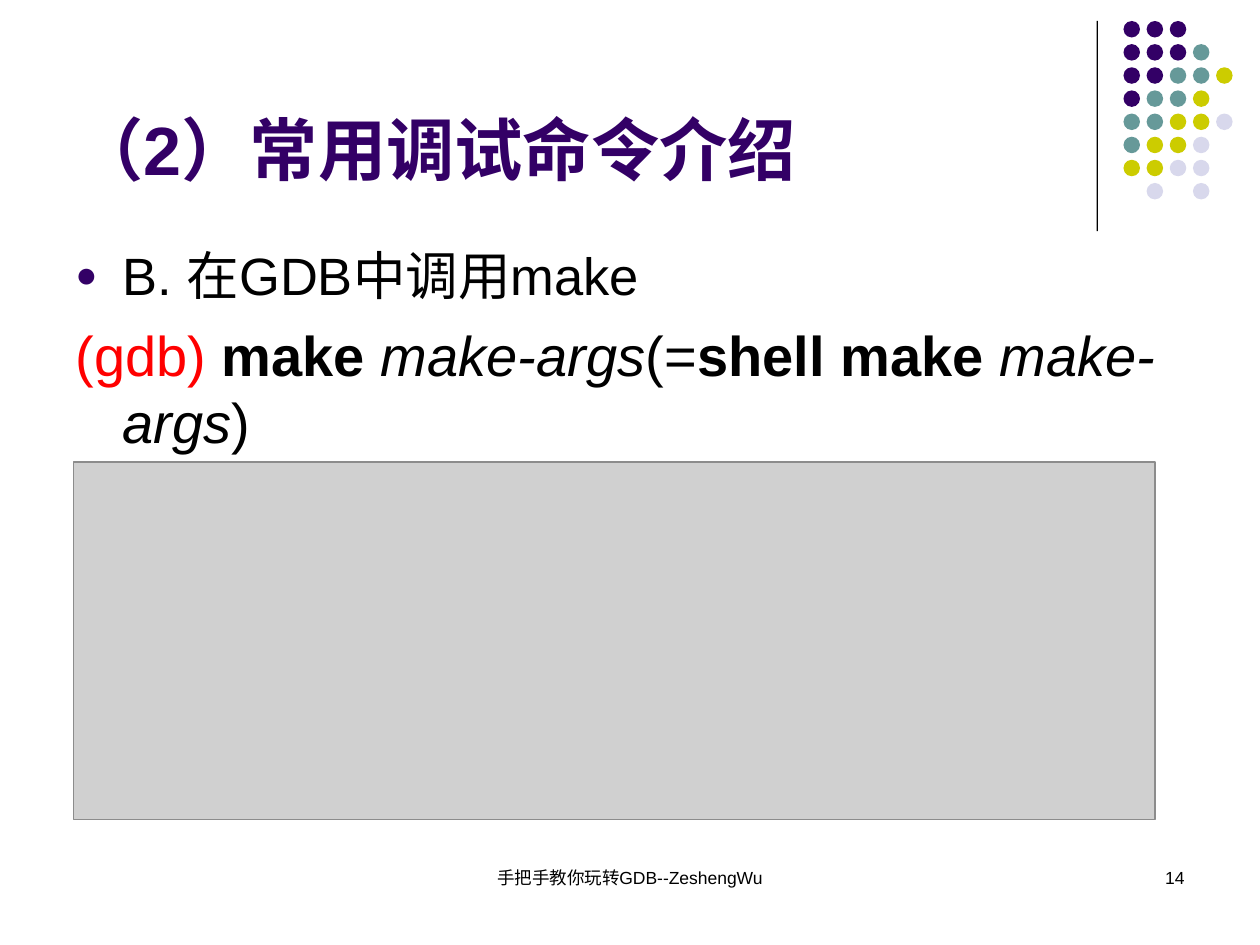
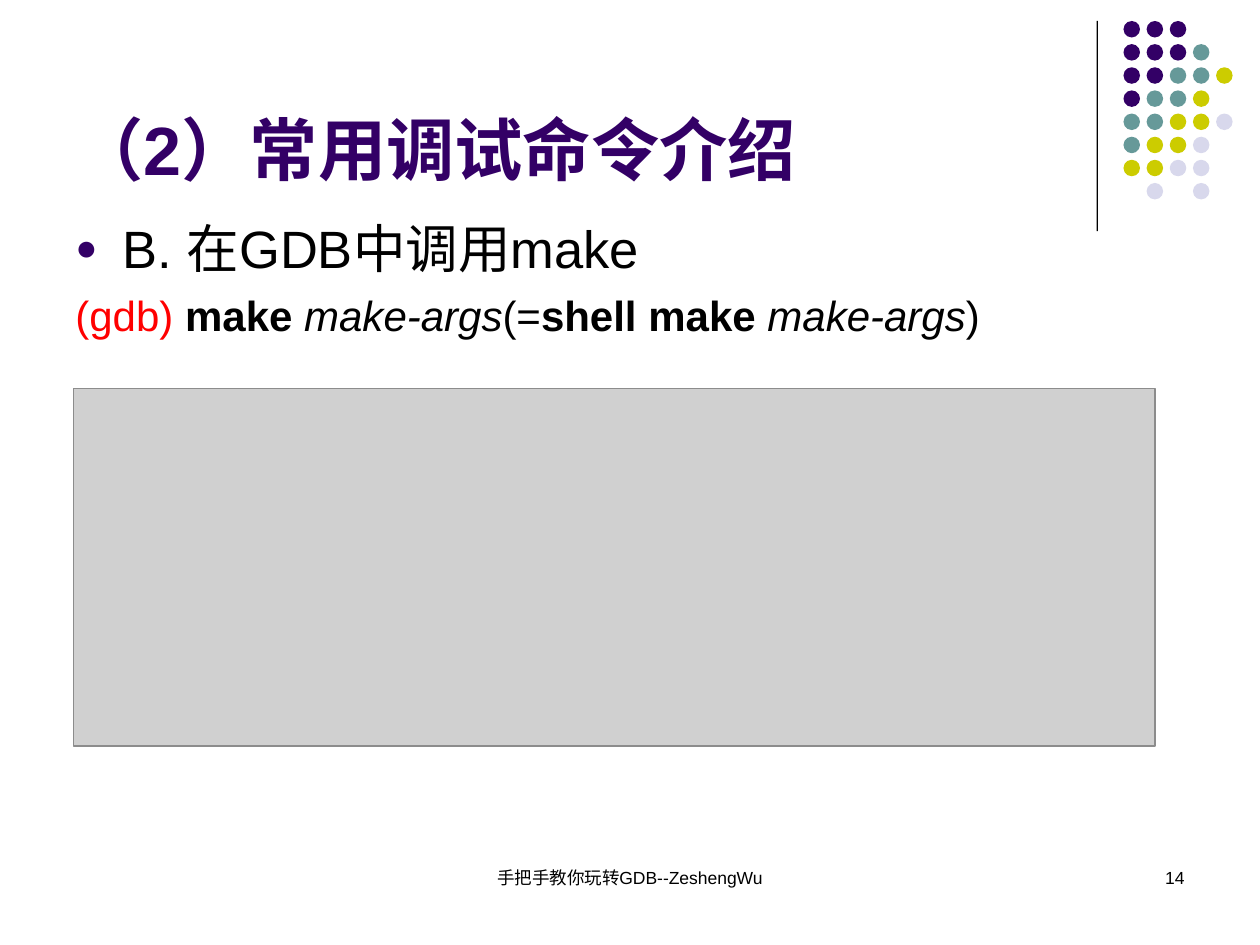
Before and after one commit to KublaikhanGeek/reactor, a slide deck: slide 14 of docs/手把手教你玩转GDB/手把手教你玩转GDB.ppt. Drawn at 1260x945 pixels with LibreOffice and Linux fonts; fonts in the diff are those of the drawing; grey boxes stand for pictures. Boxes give left, top, right and bottom in pixels: in the first picture for what was removed or moved away, otherwise in the second. Text is boxed around its words. In the diff, an @@ line names an element or a change of style, - is before the commit and + after.

```diff
--- a/docs/手把手教你玩转GDB/手把手教你玩转GDB.ppt
+++ b/docs/手把手教你玩转GDB/手把手教你玩转GDB.ppt
@@ text "B. 在GDB中调用make": place and size @@
-text "B. 在GDB中调用make" at <box>75,251,1155,454</box>
+text "B. 在GDB中调用make" at <box>75,224,979,340</box>
@@ text at <box>75,300,979,340</box>: size 32 to 24 pt in "(gdb) make make-args(=shell make make-args)"; less space between paragraphs @@
@@ picture: place and size @@
-picture at <box>73,462,1154,820</box>
+picture at <box>73,388,1154,746</box>
```
Also in this commit, not shown: 21 other slides changed, 1 slide added, 1 slide removed, 1 other file.
